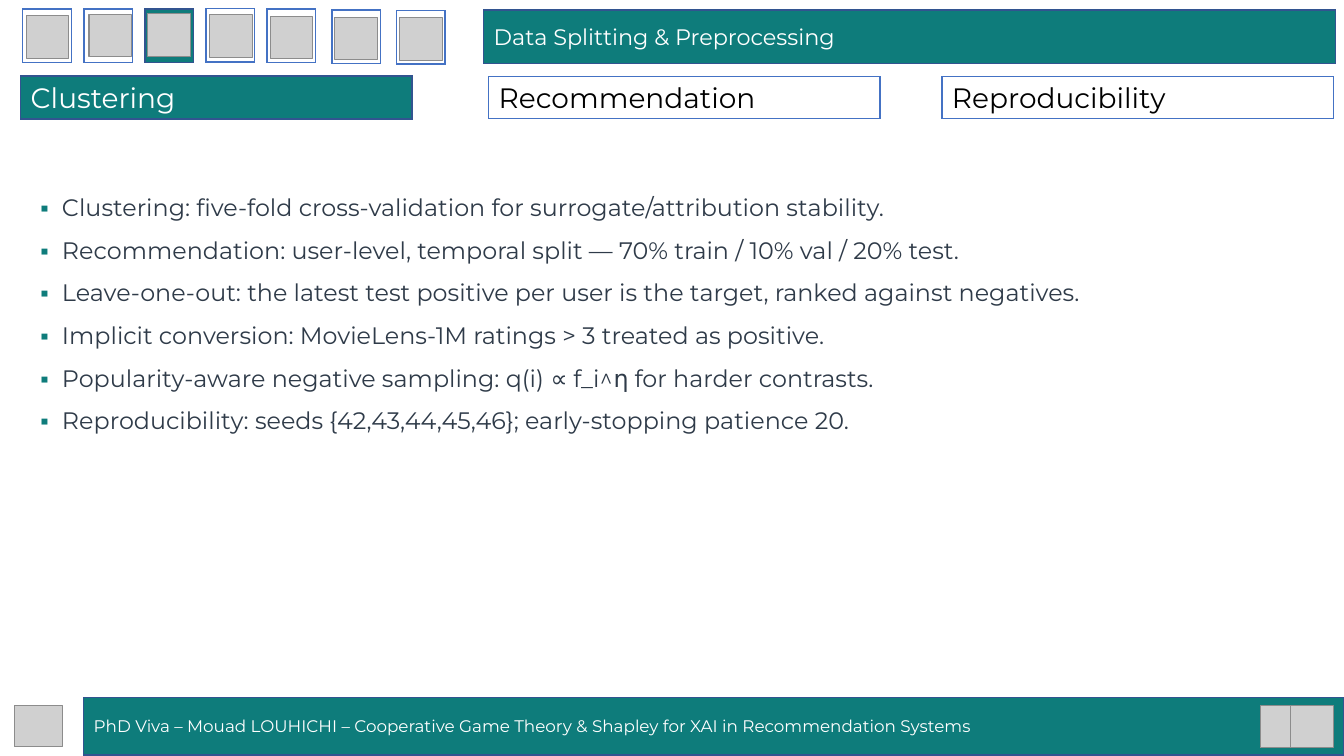
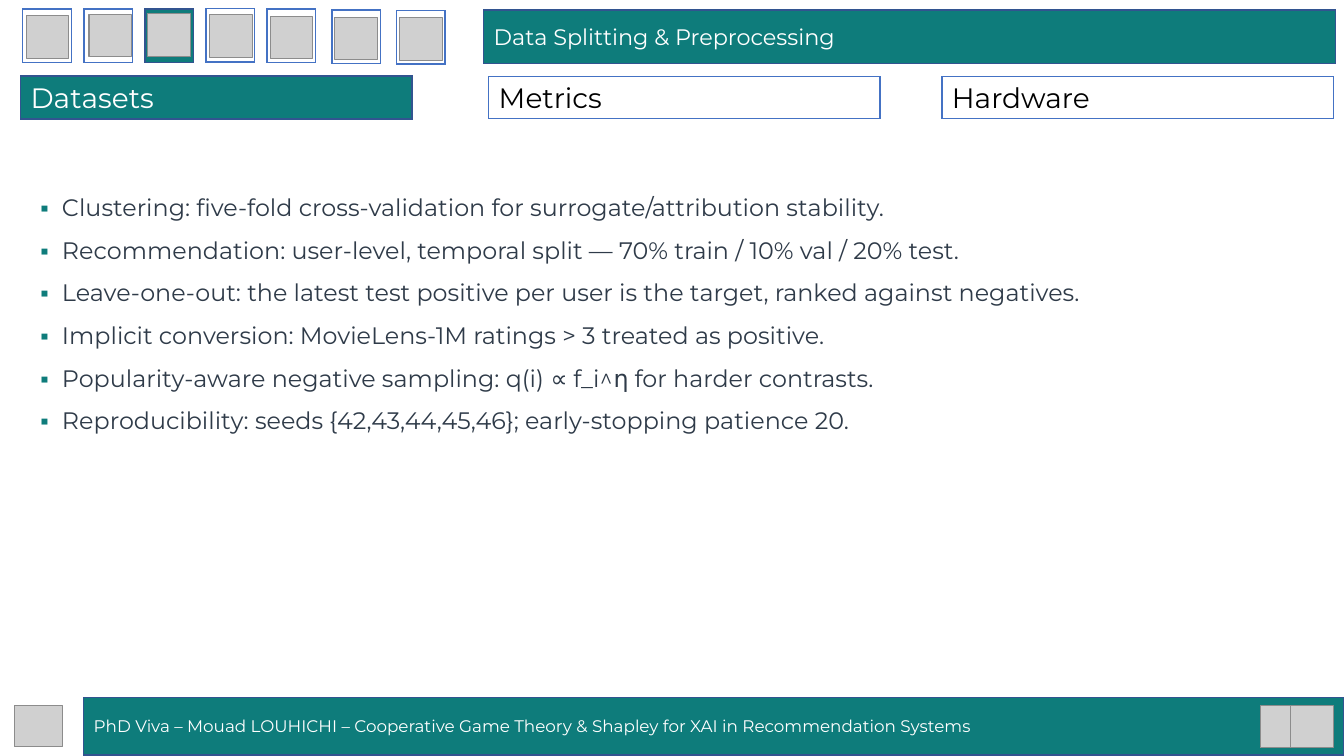
Before and after one commit to mouadlouhichi/phd-prep, a slide deck: slide 15 of viva/MOUAD_LOUHICHI_VIVA_40min.pptx. Drawn at 1344x756 pixels with LibreOffice and Linux fonts; fonts in the diff are those of the drawing; grey boxes stand for pictures. Boxes give left, top, right and bottom in pixels: in the first picture for what was removed or moved away, otherwise in the second. Text is boxed around its words. In the diff, an @@ line names an element or a change of style, - is before the commit and + after.

```diff
--- a/viva/MOUAD_LOUHICHI_VIVA_40min.pptx
+++ b/viva/MOUAD_LOUHICHI_VIVA_40min.pptx
@@ text in rectangle at box(31, 88, 154, 108): text changed @@
-Clustering
+Datasets
@@ text in rectangle at box(499, 87, 602, 108): text changed @@
-Recommendation
+Metrics
@@ text in rectangle at box(952, 87, 1090, 108): text changed @@
-Reproducibility
+Hardware
```
Also in this commit, not shown: 43 other slides changed, 1 other file.
